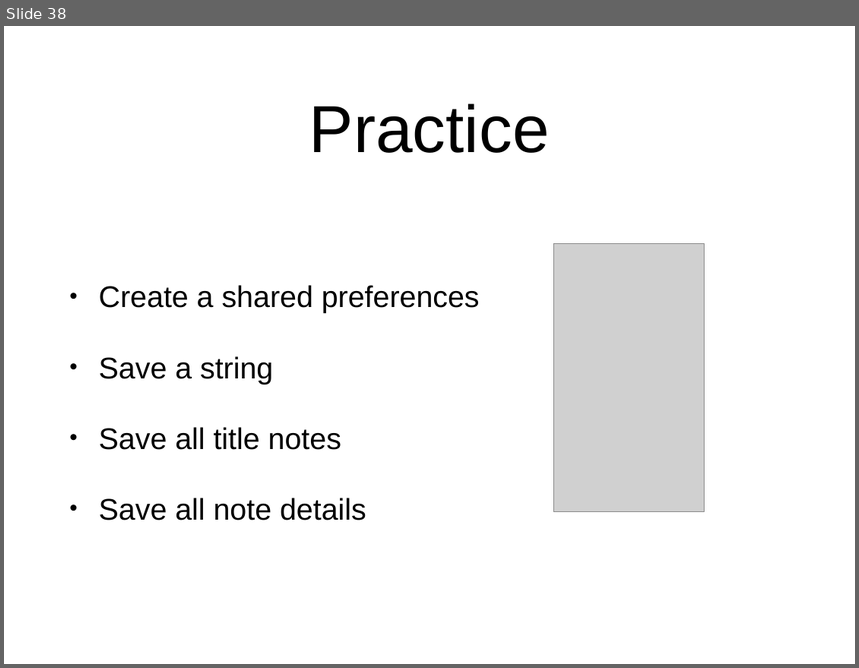
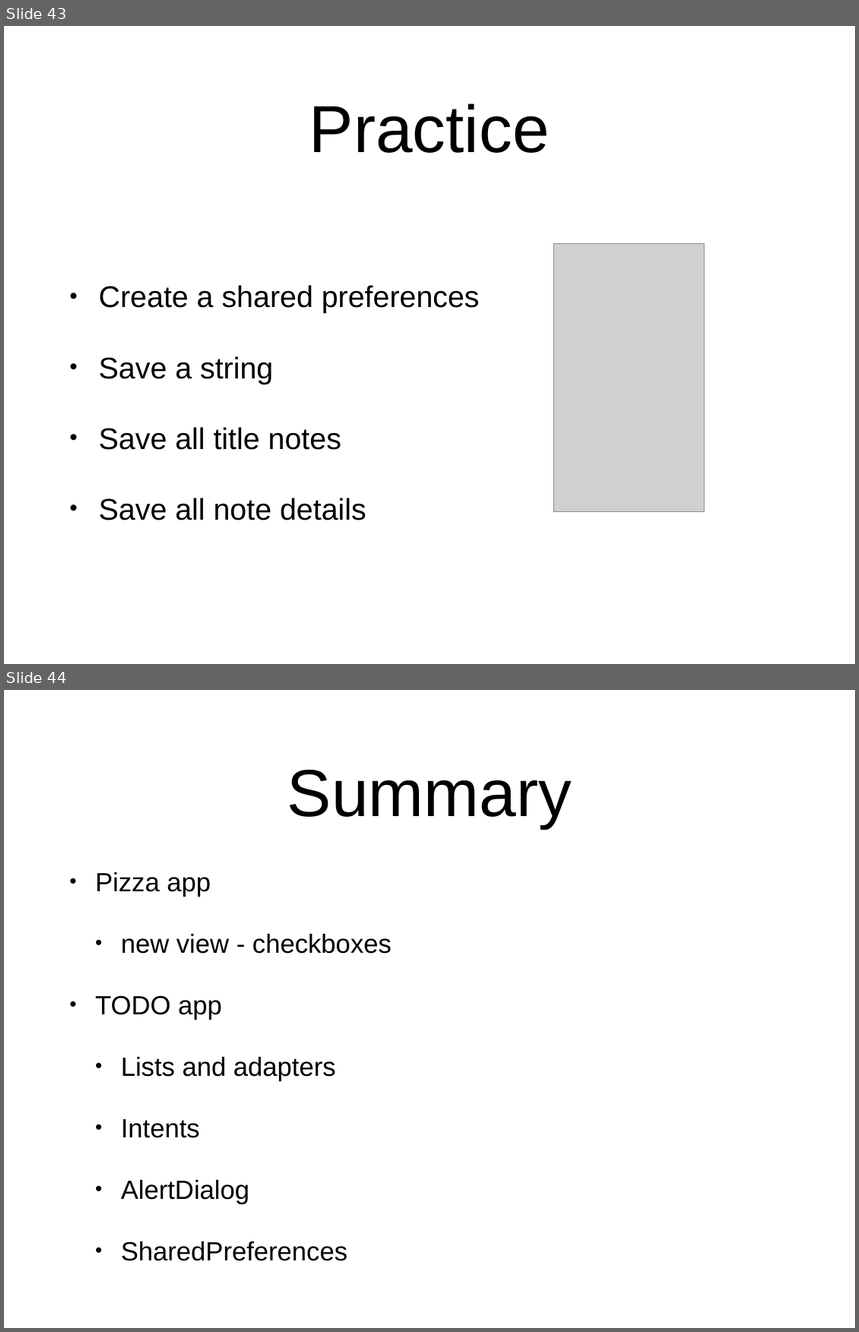
Before and after one commit to SerjSmor/AndroidSweatshop, a slide deck: Slides/Sweatshop 2/Workshop 2.pptx. Shown one above the other, each under a label of ours: slide 38 before the commit, slides 43 and 44 after it. The pictures are 859x668 and 859x1332 pixels, drawn with LibreOffice and Linux fonts; fonts in the diff are those of the drawing; grey boxes stand for pictures; background and template pictures are left out. Boxes give left, top, right and bottom in pixels: in the first picture for what was removed or moved away, otherwise in the second. Text is boxed around its words. In the diff, an @@ line names an element or a change of style, - is before the commit and + after.

```diff
--- a/Slides/Sweatshop 2/Workshop 2.pptx
+++ b/Slides/Sweatshop 2/Workshop 2.pptx
@@ slide 44 added at [4, 690, 855, 1328], background #FFFFFF @@
@@ title added at [287, 770, 572, 828], 80 pt, text #000000 @@
+Summary
@@ text added at [95, 872, 392, 1262], 31.7 pt, text #000000 @@
+• Pizza app
+  • new view - checkboxes
+• TODO app
+  • Lists and adapters
+  • Intents
+  • AlertDialog
+  • SharedPreferences
@@ what was slide 38 is now slide 43 @@
```
Also in this commit, not shown: 1 slide changed, 8 other slides added, 3 slides removed, 35 other files.
